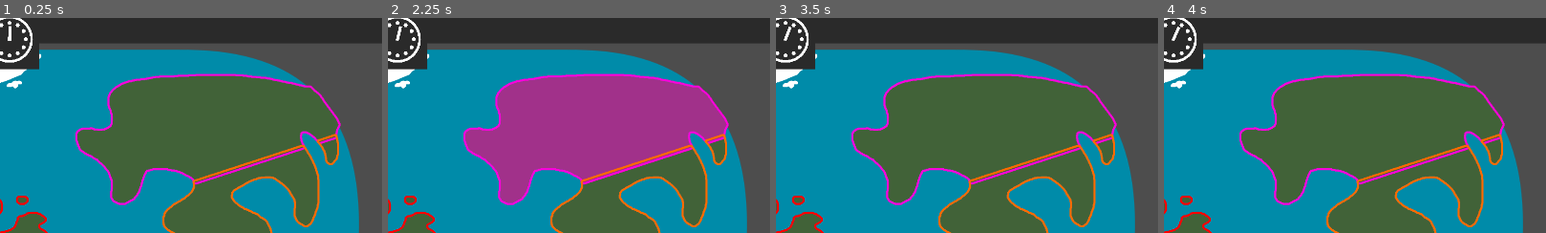
Above: before the commit, frames 1-4 (left to right).
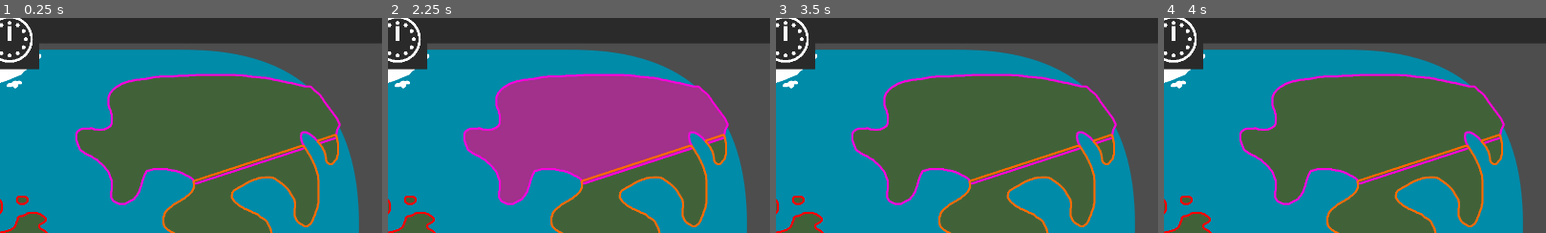
Above: after the commit, the same moments.

Repository: Stev51/gmtk-jam-2026
Game: Godot game, scene res://scenes/main.tscn
Same seed, same stepped clock (60 frames per second), same inputs: the game is played once before the commit and once after it.
Inputs (mouse positions are % of the whole screen's width and height, from its top left):
- Up to frame 1 (0.25 s): no input
- Up to frame 2 (2.25 s): tap Enter at 0.5, 2 s; move the mouse to (72, 45) at 0.52 s; click (72, 45) at 0.67 s; tap Space at 1.25 s; move the mouse to (30, 55) at 1.27 s; click (30, 55) at 1.42 s; move the mouse to (60, 28) at 2.02 s; click (60, 28) at 2.17 s
- Up to frame 3 (3.5 s): tap Space at 2.75 s; move the mouse to (45, 70) at 2.77 s; click (45, 70) at 2.92 s
- Up to frame 4 (4 s): tap Enter at 3.5 s; move the mouse to (80, 65) at 3.52 s; click (80, 65) at 3.67 s
The pictures show only the part of the screen within x 49-99%, y 2-52%; the shares and areas given below are measured in that part.

The runs differ from the first frame. In frame 1, less than 0.1% of the frame differs, in the area x 2-3%, y 3-9%; in frame 2, less than 0.1%; in frame 3, less than 0.1%; in frame 4, less than 0.1%, in the area x 2-5%, y 3-11%.

Commit message:
Rewrite doomsday clock

Diff:
--- a/project.godot
+++ b/project.godot
@@ -18,7 +18,7 @@
 [autoload]
 
 Globals="*uid://dfoavxi3c2wfo"
-DoomsdayClock="*uid://c3aynadtngliv"
+DoomsdayClock="*uid://b6f5c405e45r0"
 
 [display]
 
--- a/scenes/doomsday_clock.tscn
+++ /dev/null
@@ -1,8 +0,0 @@
-[gd_scene format=3 uid="uid://c3aynadtngliv"]
-
-[ext_resource type="Script" uid="uid://b6f5c405e45r0" path="res://scripts/doomsday_clock.gd" id="1_siqeo"]
-
-[node name="DoomsdayClock" type="Timer" unique_id=1732668188]
-wait_time = 60.0
-one_shot = true
-script = ExtResource("1_siqeo")
--- a/scripts/clock_display.gd
+++ b/scripts/clock_display.gd
@@ -1,8 +1,6 @@
 extends Control
-
-var MAX_DISPLAY_TIME = 60.0
 
 @onready var hand_sprite_node = $Hand
 
-func _process(delta: float) -> void:
-	hand_sprite_node.rotation_degrees = (DoomsdayClock.get_time_left() / MAX_DISPLAY_TIME) * -360.0
+func _process(_delta: float) -> void:
+	hand_sprite_node.rotation_degrees = (DoomsdayClock.minutes / DoomsdayClock.MAX_MINUTES) * -360.0
--- a/scripts/doomsday_clock.gd
+++ b/scripts/doomsday_clock.gd
@@ -1,14 +1,25 @@
-extends Timer
+extends Node
 
-func pause() -> void:
-	set_paused(true)
+signal zero_hour
 
-func resume() -> void:
-	set_paused(false)
+var MAX_MINUTES = 5.0
+var START_MINUTES = MAX_MINUTES
 
-func add_time(seconds: float) -> void:
-	var carryover = get_time_left()
-	start(seconds + carryover)
+var minutes
+var timed_out_flag = false
 
-func subtract_time(seconds: float) -> void:
-	add_time(-seconds)
+func _ready() -> void:
+	minutes = START_MINUTES
+
+func _process(_delta: float) -> void:
+	set_minutes()
+	check_timeout()
+
+func set_minutes() -> void:
+	pass
+
+func check_timeout() -> void:
+	if minutes <= 0.0 and not timed_out_flag:
+		minutes = 0.0
+		zero_hour.emit()
+		timed_out_flag = true
--- a/scripts/main.gd
+++ b/scripts/main.gd
@@ -1,4 +1 @@
 extends Node2D
-
-func _ready() -> void:
-	DoomsdayClock.start()
